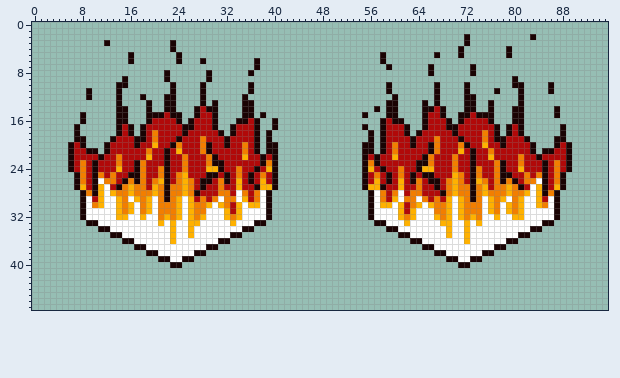
Sprite sheet, stored at Assets/fire_sprite-sheet.png. This is how it looked before the edit.
The file is 96x48 pixels.
Once edited:
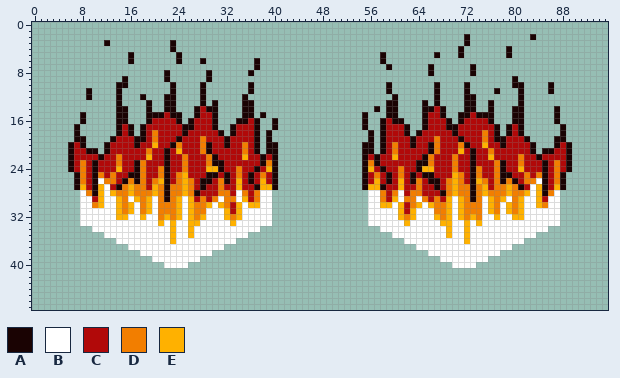
Palette (. is transparent): A #1a0303  B #ffffff  C #b10909  D #f27e00  E #ffb100
The commit says: New tile hover and fire sprites
What changed:
There is now colour A in row 16 at x 55 and 87.
There is now colour B in row 33 at x 8, 39, 56 and 87; in row 34 at x 10, 37, 58 and 85; in row 35 at x 12, 35, 60 and 83; in row 36 at x 14, 33, 62 and 81; in row 37 at x 16, 31, 64 and 79; in row 38 at x 18, 29, 66 and 77.
There is now colour B in row 39 at x 20, 27, 68 and 75; in row 40 at x 22, 25, 70 and 73.
The edit turns colour A into colour B in rows 28 to 32 at x 8, 39, 56 and 87; in row 33 at x 9 to 10, 37 to 38, 57 to 58 and 85 to 86; in row 34 at x 11 to 12, 35 to 36, 59 to 60 and 83 to 84; in row 35 at x 13 to 14, 33 to 34, 61 to 62 and 81 to 82; in row 36 at x 15 to 16, 31 to 32, 63 to 64 and 79 to 80; in row 37 at x 17 to 18, 29 to 30, 65 to 66 and 77 to 78.
The edit turns colour A into colour B in row 38 at x 19 to 20, 27 to 28, 67 to 68 and 75 to 76; in row 39 at x 21 to 22, 25 to 26, 69 to 70 and 73 to 74; in row 40 at x 23 to 24 and 71 to 72.
Pixel boxes of the changes (left, top, right, bottom) in both pictures:
added: (362, 118, 368, 124)
added: (554, 118, 560, 124)
changed: (80, 190, 272, 268)
changed: (368, 190, 560, 268)
